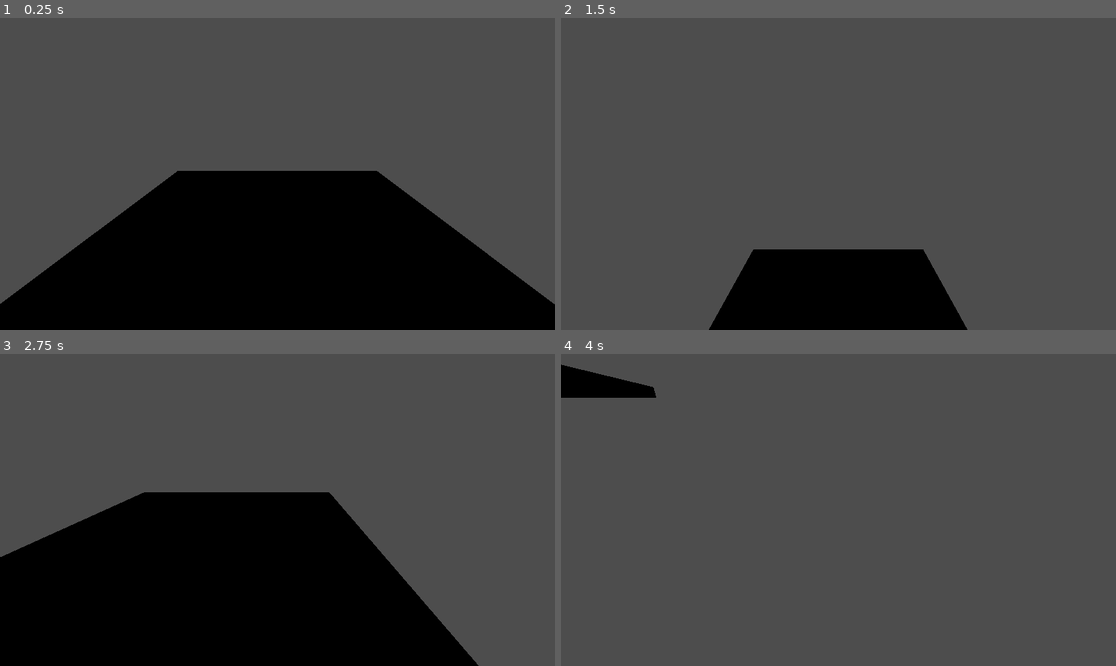
Above: before the commit, frames 1-4 (two rows, left to right).
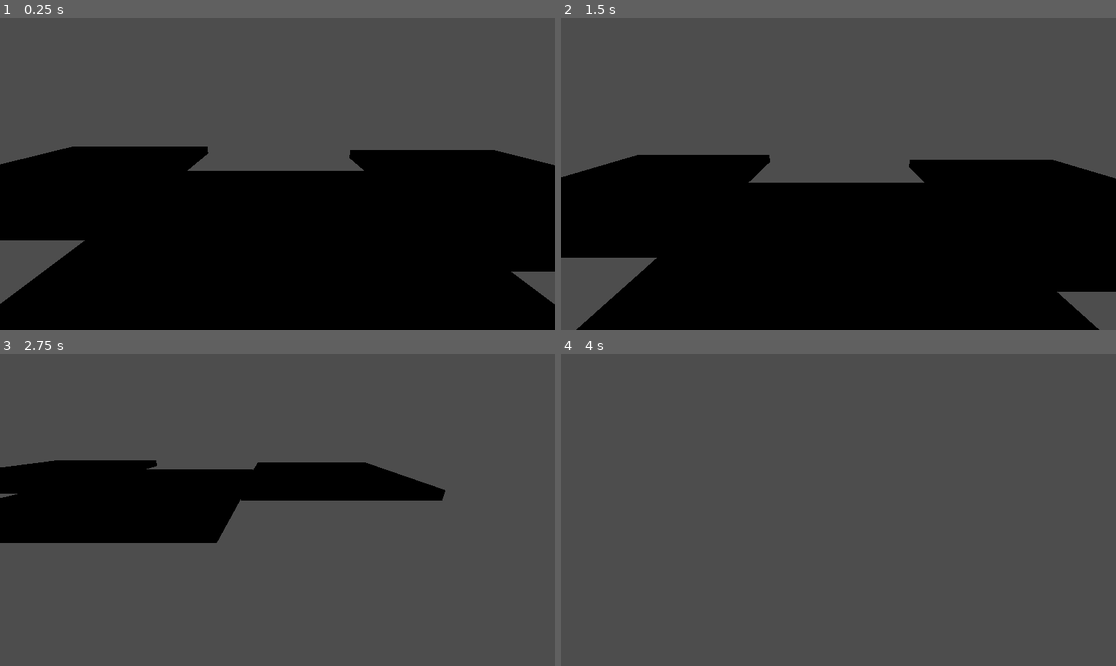
Above: after the commit, the same moments.

Repository: profilename14/Friction-Ball-2
Game: Godot game, scene res://Test.tscn
Same seed, same stepped clock (60 frames per second), same inputs: the game is played once before the commit and once after it.
Inputs:
- Up to frame 1 (0.25 s): no input
- Up to frame 2 (1.5 s): tap Enter (ui_accept) at 0.5, 0.77 s; hold Right (ui_right) 0.53-1.28 s; hold Down (ui_down) from 1.28 s (still down)
- Up to frame 3 (2.75 s): tap Enter (ui_accept) at 1.52 s; release Down (ui_down) at 2.03 s; hold Right (ui_right) from 2.03 s (still down)
- Up to frame 4 (4 s): release Right (ui_right) at 2.78 s; hold Up (ui_up) 2.78-3.53 s; tap Enter (ui_accept) at 3.02, 3.77 s; hold Left (ui_left) from 3.53 s (still down)

The runs differ from the first frame. In frame 1, 16% of the frame differs, in the area x 0-100%, y 41-82%; in frame 2, 39%; in frame 3, 43%, in the area x 0-87%, y 34-100%; in frame 4, 1.2%.

Commit message:
Added Ice and Rough Surfaces

Diff:
--- /dev/null
+++ b/Materials/High Friction Physics Material.tres
@@ -0,0 +1,6 @@
+[gd_resource type="PhysicsMaterial" format=3 uid="uid://bny0477uv3rlp"]
+
+[resource]
+friction = 300.0
+rough = true
+absorbent = true
--- /dev/null
+++ b/Materials/Low Friction Physics Material.tres
@@ -0,0 +1,5 @@
+[gd_resource type="PhysicsMaterial" format=3 uid="uid://b8feqq3a8uec"]
+
+[resource]
+friction = 0.5
+bounce = 0.3
--- /dev/null
+++ b/Materials/Medium Friction Physics Material.tres
@@ -0,0 +1,5 @@
+[gd_resource type="PhysicsMaterial" format=3 uid="uid://b73j6i0nso4iv"]
+
+[resource]
+friction = 8.0
+rough = true
--- a/PlayerController.gd
+++ b/PlayerController.gd
@@ -1,8 +1,8 @@
 extends RigidBody3D
 
-@export var rollAcceleration := 10
-@export var maxRollVelocity := 10
-@export var jumpPower := 5
+@export var rollAcceleration := 5
+@export var maxRollVelocity := 8
+@export var jumpPower := 3
 
 
 
--- a/Test.tscn
+++ b/Test.tscn
@@ -1,11 +1,12 @@
 [gd_scene format=3 uid="uid://g6kww0mg6bxf"]
 
 [ext_resource type="Texture2D" uid="uid://dblf0476w7om2" path="res://Materials/Titanium-Scuffed_basecolor.png" id="1_8tn2x"]
+[ext_resource type="PhysicsMaterial" uid="uid://b73j6i0nso4iv" path="res://Materials/Medium Friction Physics Material.tres" id="1_ivycn"]
 [ext_resource type="Script" uid="uid://cxlws67bacud8" path="res://PlayerController.gd" id="1_myinc"]
 [ext_resource type="Script" uid="uid://c02feb0x01ps7" path="res://camera_rig.gd" id="1_njov2"]
 [ext_resource type="Texture2D" uid="uid://bsm3cc3ige433" path="res://Materials/Titanium-Scuffed_normal.png" id="2_aq4fw"]
-
-[sub_resource type="PhysicsMaterial" id="PhysicsMaterial_rvu7i"]
+[ext_resource type="PhysicsMaterial" uid="uid://bny0477uv3rlp" path="res://Materials/High Friction Physics Material.tres" id="4_q1uvj"]
+[ext_resource type="PhysicsMaterial" uid="uid://b8feqq3a8uec" path="res://Materials/Low Friction Physics Material.tres" id="4_qs82m"]
 
 [sub_resource type="BoxShape3D" id="BoxShape3D_myinc"]
 size = Vector3(8.580048, 0.46533203, 8.499817)
@@ -29,46 +30,66 @@
 
 [node name="StaticBody3D6" type="StaticBody3D" parent="." unique_id=259931350]
 transform = Transform3D(1, 0, 0, 0, 1, 0, 0, 0, 1, 0, 0, -43.355743)
-physics_material_override = SubResource("PhysicsMaterial_rvu7i")
+physics_material_override = ExtResource("1_ivycn")
 
 [node name="CollisionShape3D" type="CollisionShape3D" parent="StaticBody3D6" unique_id=723515577]
 shape = SubResource("BoxShape3D_myinc")
 
 [node name="StaticBody3D5" type="StaticBody3D" parent="." unique_id=357179660]
 transform = Transform3D(1, 0, 0, 0, 1, 0, 0, 0, 1, 0, 0, -34.684593)
-physics_material_override = SubResource("PhysicsMaterial_rvu7i")
+physics_material_override = ExtResource("1_ivycn")
 
 [node name="CollisionShape3D" type="CollisionShape3D" parent="StaticBody3D5" unique_id=15823951]
 shape = SubResource("BoxShape3D_myinc")
 
 [node name="StaticBody3D4" type="StaticBody3D" parent="." unique_id=1520054078]
 transform = Transform3D(1, 0, 0, 0, 1, 0, 0, 0, 1, 0, 0, -26.013445)
-physics_material_override = SubResource("PhysicsMaterial_rvu7i")
+physics_material_override = ExtResource("1_ivycn")
 
 [node name="CollisionShape3D" type="CollisionShape3D" parent="StaticBody3D4" unique_id=907005859]
 shape = SubResource("BoxShape3D_myinc")
 
 [node name="StaticBody3D3" type="StaticBody3D" parent="." unique_id=1964242367]
 transform = Transform3D(1, 0, 0, 0, 1, 0, 0, 0, 1, 0, 0, -17.342297)
-physics_material_override = SubResource("PhysicsMaterial_rvu7i")
+physics_material_override = ExtResource("1_ivycn")
 
 [node name="CollisionShape3D" type="CollisionShape3D" parent="StaticBody3D3" unique_id=1697698897]
 shape = SubResource("BoxShape3D_myinc")
 
 [node name="StaticBody3D2" type="StaticBody3D" parent="." unique_id=81734977]
 transform = Transform3D(1, 0, 0, 0, 1, 0, 0, 0, 1, 0, 0, -8.671148)
-physics_material_override = SubResource("PhysicsMaterial_rvu7i")
+physics_material_override = ExtResource("1_ivycn")
 
 [node name="CollisionShape3D" type="CollisionShape3D" parent="StaticBody3D2" unique_id=1429003012]
 shape = SubResource("BoxShape3D_myinc")
 
-[node name="StaticBody3D" type="StaticBody3D" parent="." unique_id=1283708425]
-physics_material_override = SubResource("PhysicsMaterial_rvu7i")
+[node name="Mid Friction" type="StaticBody3D" parent="." unique_id=1283708425]
+physics_material_override = ExtResource("1_ivycn")
 
-[node name="CollisionShape3D" type="CollisionShape3D" parent="StaticBody3D" unique_id=1346976136]
+[node name="CollisionShape3D" type="CollisionShape3D" parent="Mid Friction" unique_id=1346976136]
 shape = SubResource("BoxShape3D_myinc")
 
-[node name="MeshInstance3D" type="MeshInstance3D" parent="StaticBody3D" unique_id=722138607]
+[node name="MeshInstance3D" type="MeshInstance3D" parent="Mid Friction" unique_id=722138607]
+mesh = SubResource("BoxMesh_q1uvj")
+
+[node name="Low Friction" type="StaticBody3D" parent="." unique_id=2093721561]
+transform = Transform3D(1, 0, 0, 0, 1, 0, 0, 0, 1, 8.619251, -4.7683716e-07, -3.5258274)
+physics_material_override = ExtResource("4_qs82m")
+
+[node name="CollisionShape3D" type="CollisionShape3D" parent="Low Friction" unique_id=881074367]
+shape = SubResource("BoxShape3D_myinc")
+
+[node name="MeshInstance3D" type="MeshInstance3D" parent="Low Friction" unique_id=1816132560]
+mesh = SubResource("BoxMesh_q1uvj")
+
+[node name="High Friction" type="StaticBody3D" parent="." unique_id=1785668945]
+transform = Transform3D(1, 0, 0, 0, 1, 0, 0, 0, 1, -8.7812, -4.7683716e-07, -4.5401173)
+physics_material_override = ExtResource("4_q1uvj")
+
+[node name="CollisionShape3D" type="CollisionShape3D" parent="High Friction" unique_id=110742347]
+shape = SubResource("BoxShape3D_myinc")
+
+[node name="MeshInstance3D" type="MeshInstance3D" parent="High Friction" unique_id=986977838]
 mesh = SubResource("BoxMesh_q1uvj")
 
 [node name="CameraRig" type="Node3D" parent="." unique_id=1504010143 node_paths=PackedStringArray("target")]
